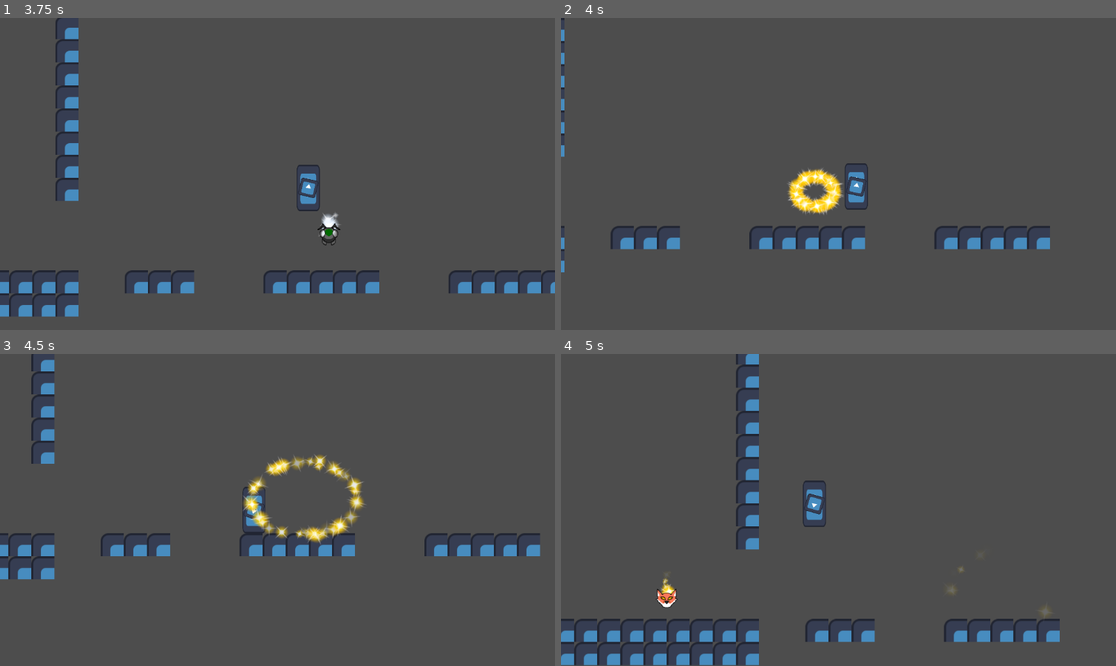
Above: before the commit, frames 1-4 (two rows, left to right).
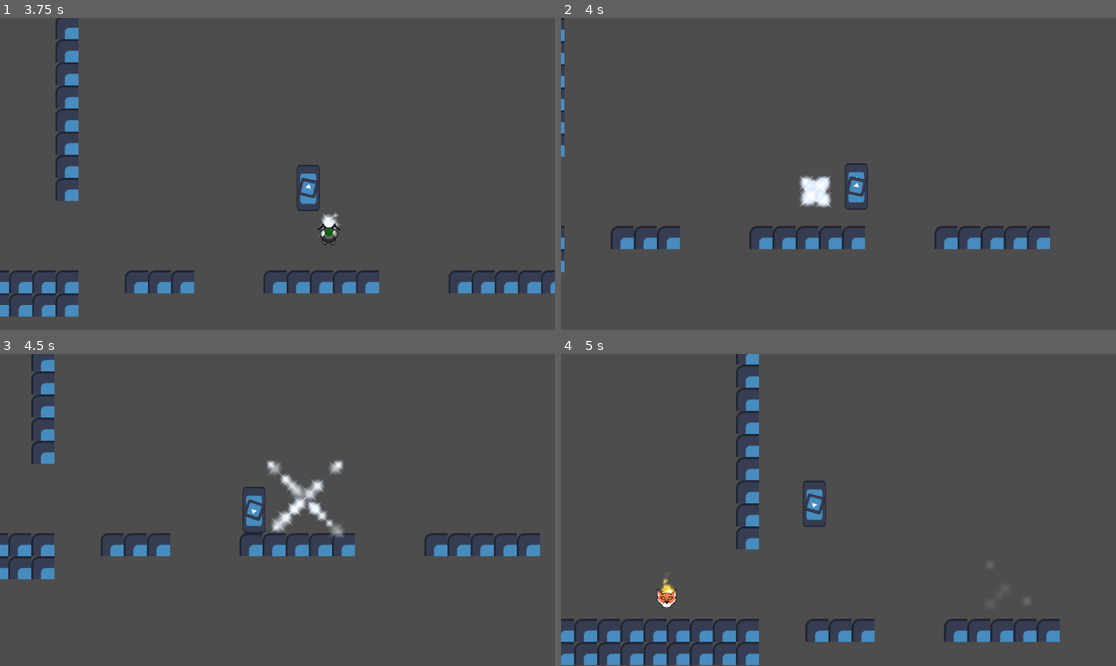
Above: after the commit, the same moments.

Repository: CE-Studio/2gg-2025
Game: Godot game, scene res://scenes/test.tscn
Two runs of this game, one before a commit and one after it. Both use one fixed random seed, a clock stepped at 60 frames per second and the inputs below. The project has no main scene, so this scene is started directly. The engine's default icon, where the game draws it, is replaced by a stand-in: a white triangle on a blue panel in a dark square.
Inputs (mouse positions are in pixels of both pictures, inside the frame that each line leads up to):
- Up to frame 1 (3.75 s): tap Enter (game_dia_next) at 0.5, 1.35, 2.85 s; move the mouse to (399, 158) at 0.52 s; hold D (game_right) 0.53-1.28 s; click (399, 158) at 0.6 s; tap W (game_jump) at 0.77, 1.52, 3.02 s; move the mouse to (166, 189) at 1.27 s; hold A (game_left) 1.28-2.03 s; move the mouse to (333, 105) at 2.02 s; hold D (game_right) 2.03-3.53 s; click (333, 105) at 2.1 s; move the mouse to (249, 236) at 2.77 s; move the mouse to (444, 220) at 3.52 s; hold A (game_left) from 3.53 s (still down); click (444, 220) at 3.6 s
- Up to frame 2 (4 s): keep holding A (game_left); tap W (game_jump) at 3.77 s
- Up to frame 3 (4.5 s): keep holding A (game_left); move the mouse to (111, 463) at 4.27 s; tap Enter (game_dia_next) at 4.35 s
- Up to frame 4 (5 s): keep holding A (game_left); tap W (game_jump) at 4.52 s

Frame 1 is identical in both runs. In frame 2, 1.1% of the frame differs, in the area x 40-51%, y 48-64%; in frame 3, 2.6%, in the area x 43-66%, y 32-62%; in frame 4, less than 0.1%.

Commit message:
More mask pickup particles

Diff:
--- /dev/null
+++ b/components/particles/collect_effect_2.tscn
@@ -0,0 +1,60 @@
+[gd_scene load_steps=6 format=3 uid="uid://sn2p66ik0ddq"]
+
+[ext_resource type="Texture2D" uid="uid://cohahxry2p7co" path="res://assets/textures/particles/star2.svg" id="1_nr1gb"]
+
+[sub_resource type="GDScript" id="GDScript_ivhxm"]
+resource_name = "Particle"
+script/source = "extends Node2D
+
+
+var particles_finished:bool = false
+var sound_finished:bool = true
+
+
+func _ready() -> void:
+	$\"Particles\".emitting = true
+
+
+func _on_particles_finished() -> void:
+	particles_finished = true
+	if sound_finished:
+		queue_free()
+"
+
+[sub_resource type="Curve" id="Curve_1bf38"]
+_data = [Vector2(0, 1), 0.0, 0.0, 0, 0, Vector2(1, 0), -3.46616, 0.0, 0, 0]
+point_count = 2
+
+[sub_resource type="CurveTexture" id="CurveTexture_xydvm"]
+curve = SubResource("Curve_1bf38")
+
+[sub_resource type="ParticleProcessMaterial" id="ParticleProcessMaterial_c0ine"]
+lifetime_randomness = 1.0
+particle_flag_disable_z = true
+angle_min = -720.0
+angle_max = 720.0
+direction = Vector3(0, 0, 0)
+spread = 180.0
+initial_velocity_min = 68.94
+initial_velocity_max = 149.41
+gravity = Vector3(0, 0, 0)
+damping_min = 83.334
+damping_max = 93.678
+scale_min = 0.75
+scale_max = 1.5
+alpha_curve = SubResource("CurveTexture_xydvm")
+
+[node name="CollectEffect2" type="Node2D"]
+script = SubResource("GDScript_ivhxm")
+
+[node name="Particles" type="GPUParticles2D" parent="."]
+emitting = false
+amount = 64
+texture = ExtResource("1_nr1gb")
+lifetime = 2.25
+one_shot = true
+speed_scale = 1.8
+explosiveness = 1.0
+process_material = SubResource("ParticleProcessMaterial_c0ine")
+
+[connection signal="finished" from="Particles" to="." method="_on_particles_finished"]
--- /dev/null
+++ b/components/particles/collect_effect_3.tscn
@@ -0,0 +1,62 @@
+[gd_scene load_steps=6 format=3 uid="uid://rq4snexpl0rq"]
+
+[ext_resource type="Texture2D" uid="uid://bfoscqy28qfyn" path="res://assets/textures/particles/star3.svg" id="1_dukkb"]
+
+[sub_resource type="GDScript" id="GDScript_ivhxm"]
+resource_name = "Particle"
+script/source = "extends Node2D
+
+
+var particles_finished:bool = false
+var sound_finished:bool = true
+
+
+func _ready() -> void:
+	$\"Particles\".emitting = true
+
+
+func _on_particles_finished() -> void:
+	particles_finished = true
+	if sound_finished:
+		queue_free()
+"
+
+[sub_resource type="Curve" id="Curve_1bf38"]
+_data = [Vector2(0, 1), 0.0, 0.0, 0, 0, Vector2(1, 0), -3.46616, 0.0, 0, 0]
+point_count = 2
+
+[sub_resource type="CurveTexture" id="CurveTexture_xydvm"]
+curve = SubResource("Curve_1bf38")
+
+[sub_resource type="ParticleProcessMaterial" id="ParticleProcessMaterial_c0ine"]
+lifetime_randomness = 1.0
+particle_flag_disable_z = true
+angle_min = -720.0
+angle_max = 720.0
+direction = Vector3(0, 0, 0)
+spread = 180.0
+initial_velocity_min = 68.94
+initial_velocity_max = 149.41
+orbit_velocity_min = -0.229
+orbit_velocity_max = -0.137
+gravity = Vector3(0, 0, 0)
+damping_min = 83.334
+damping_max = 93.678
+scale_min = 0.75
+scale_max = 1.5
+alpha_curve = SubResource("CurveTexture_xydvm")
+
+[node name="CollectEffect3" type="Node2D"]
+script = SubResource("GDScript_ivhxm")
+
+[node name="Particles" type="GPUParticles2D" parent="."]
+emitting = false
+amount = 64
+texture = ExtResource("1_dukkb")
+lifetime = 2.25
+one_shot = true
+speed_scale = 1.8
+explosiveness = 1.0
+process_material = SubResource("ParticleProcessMaterial_c0ine")
+
+[connection signal="finished" from="Particles" to="." method="_on_particles_finished"]
--- /dev/null
+++ b/components/particles/collect_effect_4.tscn
@@ -0,0 +1,137 @@
+[gd_scene load_steps=9 format=3 uid="uid://bx0nybcknv0jd"]
+
+[ext_resource type="Texture2D" uid="uid://002l50mk7snn" path="res://assets/textures/particles/star4.svg" id="1_wsv0e"]
+
+[sub_resource type="GDScript" id="GDScript_ivhxm"]
+resource_name = "Particle"
+script/source = "extends Node2D
+
+
+var particles_finished:bool = false
+var sound_finished:bool = true
+
+
+func _ready() -> void:
+	$\"Particles1\".emitting = true
+	$\"Particles2\".emitting = true
+	$\"Particles3\".emitting = true
+	$\"Particles4\".emitting = true
+
+
+func _on_particles_finished() -> void:
+	particles_finished = true
+	if sound_finished:
+		queue_free()
+"
+
+[sub_resource type="Curve" id="Curve_1bf38"]
+_data = [Vector2(0, 1), 0.0, 0.0, 0, 0, Vector2(1, 0), -3.46616, 0.0, 0, 0]
+point_count = 2
+
+[sub_resource type="CurveTexture" id="CurveTexture_xydvm"]
+curve = SubResource("Curve_1bf38")
+
+[sub_resource type="ParticleProcessMaterial" id="ParticleProcessMaterial_c0ine"]
+lifetime_randomness = 1.0
+particle_flag_disable_z = true
+direction = Vector3(-1, -1, 0)
+spread = 0.0
+initial_velocity_min = 63.19
+initial_velocity_max = 149.41
+gravity = Vector3(0, 0, 0)
+damping_min = 83.334
+damping_max = 93.678
+scale_min = 0.75
+scale_max = 1.5
+alpha_curve = SubResource("CurveTexture_xydvm")
+
+[sub_resource type="ParticleProcessMaterial" id="ParticleProcessMaterial_amtok"]
+lifetime_randomness = 1.0
+particle_flag_disable_z = true
+direction = Vector3(1, -1, 0)
+spread = 0.0
+initial_velocity_min = 63.19
+initial_velocity_max = 149.41
+gravity = Vector3(0, 0, 0)
+damping_min = 83.334
+damping_max = 93.678
+scale_min = 0.75
+scale_max = 1.5
+alpha_curve = SubResource("CurveTexture_xydvm")
+
+[sub_resource type="ParticleProcessMaterial" id="ParticleProcessMaterial_x7oa5"]
+lifetime_randomness = 1.0
+particle_flag_disable_z = true
+direction = Vector3(1, 1, 0)
+spread = 0.0
+initial_velocity_min = 63.19
+initial_velocity_max = 149.41
+gravity = Vector3(0, 0, 0)
+damping_min = 83.334
+damping_max = 93.678
+scale_min = 0.75
+scale_max = 1.5
+alpha_curve = SubResource("CurveTexture_xydvm")
+
+[sub_resource type="ParticleProcessMaterial" id="ParticleProcessMaterial_3ypjn"]
+lifetime_randomness = 1.0
+particle_flag_disable_z = true
+direction = Vector3(-1, 1, 0)
+spread = 0.0
+initial_velocity_min = 63.19
+initial_velocity_max = 149.41
+gravity = Vector3(0, 0, 0)
+damping_min = 83.334
+damping_max = 93.678
+scale_min = 0.75
+scale_max = 1.5
+alpha_curve = SubResource("CurveTexture_xydvm")
+
+[node name="CollectEffect1" type="Node2D"]
+script = SubResource("GDScript_ivhxm")
+
+[node name="Particles1" type="GPUParticles2D" parent="."]
+position = Vector2(8, 8)
+emitting = false
+amount = 16
+texture = ExtResource("1_wsv0e")
+lifetime = 2.25
+one_shot = true
+speed_scale = 1.8
+explosiveness = 1.0
+process_material = SubResource("ParticleProcessMaterial_c0ine")
+
+[node name="Particles2" type="GPUParticles2D" parent="."]
+position = Vector2(-8, 8)
+emitting = false
+amount = 16
+texture = ExtResource("1_wsv0e")
+lifetime = 2.25
+one_shot = true
+speed_scale = 1.8
+explosiveness = 1.0
+process_material = SubResource("ParticleProcessMaterial_amtok")
+
+[node name="Particles3" type="GPUParticles2D" parent="."]
+position = Vector2(-8, -8)
+emitting = false
+amount = 16
+texture = ExtResource("1_wsv0e")
+lifetime = 2.25
+one_shot = true
+speed_scale = 1.8
+explosiveness = 1.0
+process_material = SubResource("ParticleProcessMaterial_x7oa5")
+
+[node name="Particles4" type="GPUParticles2D" parent="."]
+position = Vector2(8, -8)
+emitting = false
+amount = 16
+texture = ExtResource("1_wsv0e")
+lifetime = 2.25
+one_shot = true
+speed_scale = 1.8
+explosiveness = 1.0
+process_material = SubResource("ParticleProcessMaterial_3ypjn")
+
+[connection signal="finished" from="Particles1" to="." method="_on_particles_finished"]
--- a/scripts/mask.gd
+++ b/scripts/mask.gd
@@ -38,13 +38,13 @@
 			spawn_particles = preload("res://components/particles/collect_effect_1.tscn")
 		3:
 			particles.texture = preload("res://assets/textures/particles/star2.svg")
-			spawn_particles = preload("res://components/particles/collect_effect_0.tscn")
+			spawn_particles = preload("res://components/particles/collect_effect_2.tscn")
 		4:
 			particles.texture = preload("res://assets/textures/particles/star3.svg")
-			spawn_particles = preload("res://components/particles/collect_effect_0.tscn")
+			spawn_particles = preload("res://components/particles/collect_effect_3.tscn")
 		5:
 			particles.texture = preload("res://assets/textures/particles/star4.svg")
-			spawn_particles = preload("res://components/particles/collect_effect_0.tscn")
+			spawn_particles = preload("res://components/particles/collect_effect_4.tscn")
 	float_cycle = randf() * TAU
 	eye_cycle = randf() * TAU
 
